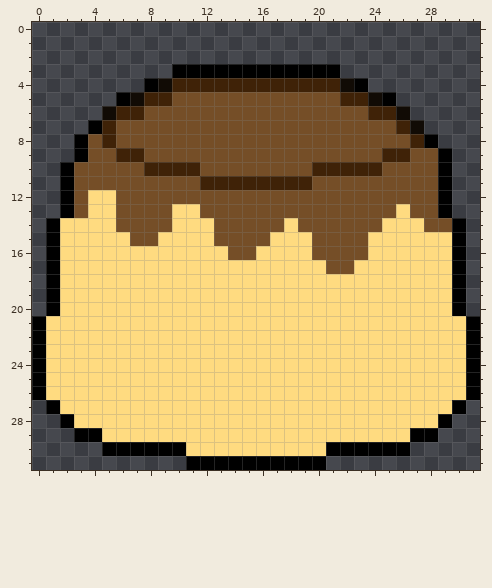
A pixel-art sprite gets an edit: Project/test2D/Assets/Graphic/Pudding.png. Above, as it was before the edit.
The file is 32x32 pixels.
New version:
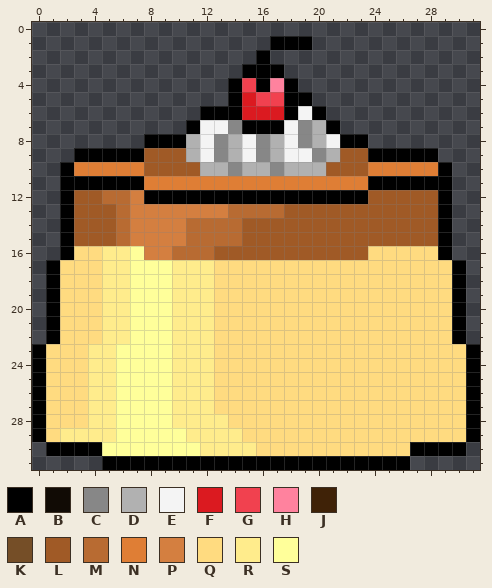
Palette (. is transparent): A #000000  B #110b05  C #878787  D #b1b1b1  E #f4f4f4  F #db1a20  G #f1414f  H #ff829e  J #3f2207  K #754e27  L #a05a26  M #b86b32  N #df7e35  P #d47f40  Q #ffdb80  R #ffec8c  S #ffff9a
Difference:
Changed rows in their new state; - is an unchanged pixel.
first column x 0:
 1 -----------------AAA------------
 2 ----------------A---------------
 3 ----------.....---....----------
 4 --------......AGAHA.....--------
 5 ------........AFGGAA......------
 6 -----.......AAAFFFAEA......-----
 7 ----.......AEECAAAECDA......----
 8 ---.....AAADECDECDECDEAA.....---
 9 ----AAAALLLDECDECDEECDLLAAAAA.--
10 ---NNNNNLLLLDDCDDCDDDLLLNNNNN---
11 ---AAAAANNNNNNNNNNNNNNNNAAAAA---
12 ---LLMMPAAAAAAAAAAAAAAAALLLLL---
13 ---LLLMPPPPPPPMMMMLLLLLLLLLLL---
14 -.ALLLMPPPPMMMMLLLLLLLLLLLLLLA.-
15 -.ALLLMPPPPMMMMLLLLLLLLLLLLLLA.-
16 -.A--RRSPPMMMLLLLLLLLLLL-----A.-
17 -----RRSSSRRR--------QQ---------
18 -----RRSSSRRR-------------------
19 -----RRSSSRRR-------------------
20 -----RRSSSRRR-------------------
21 .A---RRSSSRRR-----------------A.
22 .A---RRSSSRRR-----------------A.
23 ----RRSSSSRRR-------------------
24 ----RRSSSSRRR-------------------
25 ----RRSSSSRRR-------------------
26 ----RRSSSSRRR-------------------
27 AQ--RRSSSSRRR-----------------QA
28 AQQ-RRSSSSRRRR---------------QQA
29 AQRRRRSSSSSRRRR------------QQQQA
30 -AAAASSSSSSSRRRR-----QQQQQQAAAA-
31 -----AAAAAA----------AAAAAA-----
Pixel boxes of the changes (left, top, right, bottom) in both pictures:
changed: (32, 36, 480, 470)
